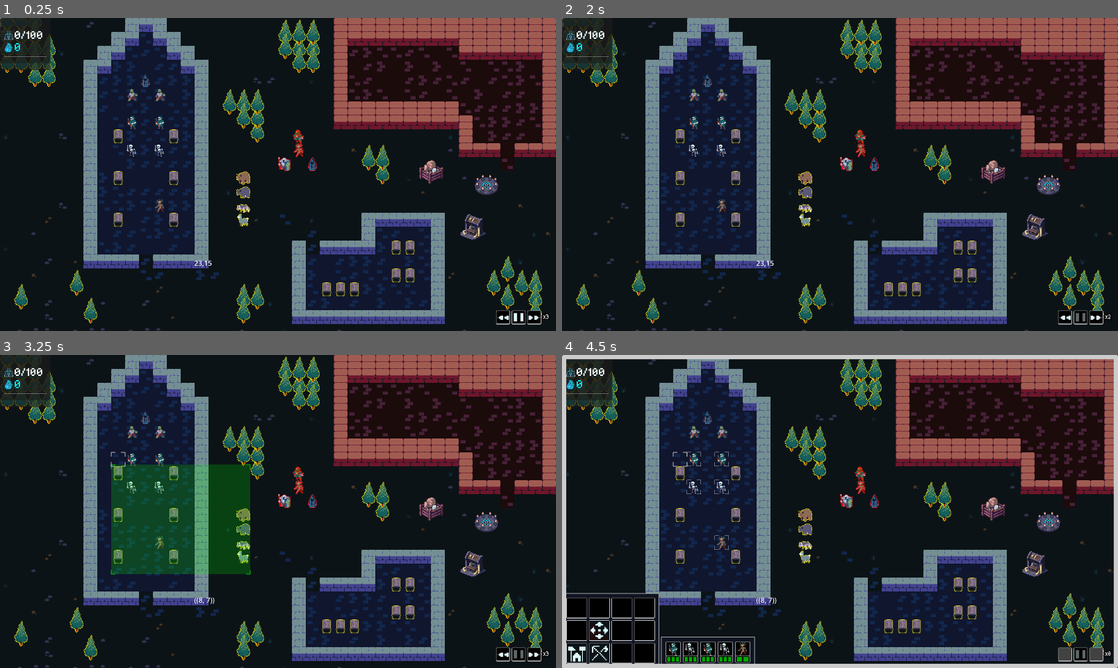
Above: before the commit, frames 1-4 (two rows, left to right).
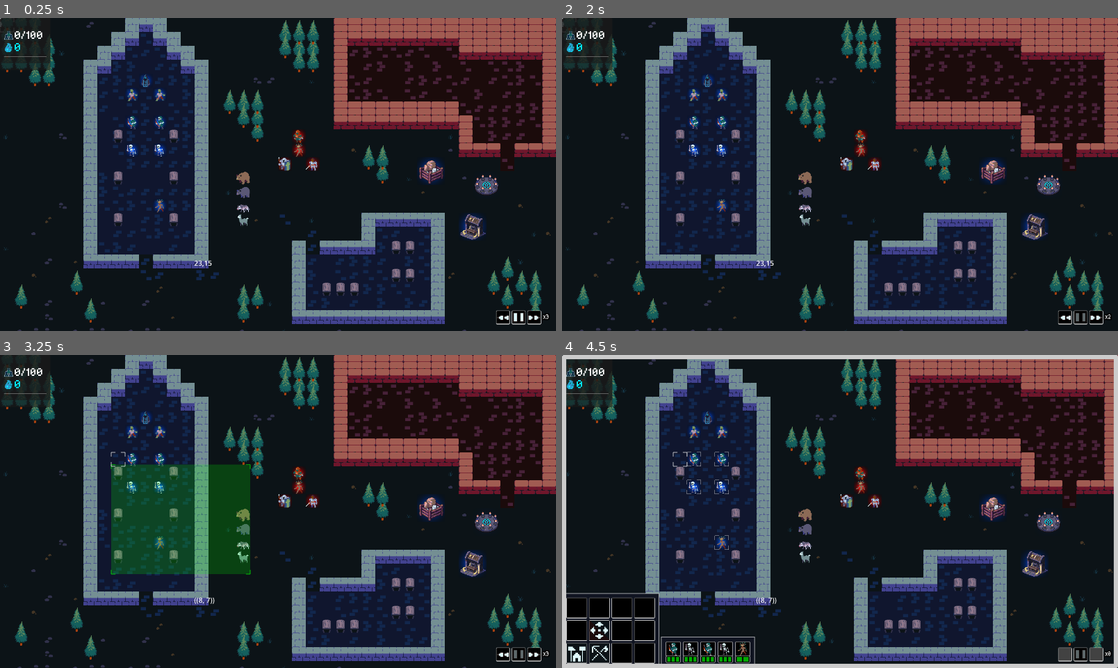
Above: after the commit, the same moments.

Repository: MateusRPF/MicroRTS
Game: Godot game, scene res://Maps/Lvl_test.tscn
Two runs of this game, one before a commit and one after it. Both use one fixed random seed, a clock stepped at 60 frames per second and the inputs below.
Inputs (mouse positions are in pixels of both pictures, inside the frame that each line leads up to):
- Up to frame 1 (0.25 s): no input
- Up to frame 2 (2 s): tap Enter at 0.5 s; drag from (1062, 318) to (895, 105) at 0.52 s; tap Space (pause) at 1.25 s; drag from (1079, 318) to (812, 237) at 1.27 s
- Up to frame 3 (3.25 s): move the mouse to (533, 655) at 2.02 s; click (533, 655) at 2.17 s; tap Enter at 2.75 s; drag from (250, 574) to (111, 464) at 2.77 s
- Up to frame 4 (4.5 s): drag from (578, 608) to (1056, 639) at 3.52 s; tap Space (pause) at 4.25 s; drag from (600, 608) to (1056, 639) at 4.27 s

The runs differ from the first frame. In frame 1, 1.9% of the frame differs, in the area x 0-98%, y 0-98%; in frame 2, 1.9%; in frame 3, 1.9%; in frame 4, 1.8%.

Commit message:
slight pathfinding fix. Added subtle allegiance shader.shader instead

Diff:
--- a/Prefabs/Actors/ResourceNodes/Actor_Resource_Sarcophagus.tscn
+++ b/Prefabs/Actors/ResourceNodes/Actor_Resource_Sarcophagus.tscn
@@ -27,55 +27,5 @@
 modules = Array[ExtResource("2_cd")]([SubResource("Mod_Inventory"), SubResource("Mod_ResourceNode")])
 metadata/_custom_type_script = "uid://co4gucr75dqkf"
 
-[sub_resource type="Shader" id="Shader_h6eu1"]
-code = "shader_type canvas_item;
-
-// Exposes these variables to the Godot Inspector
-uniform vec4 outline_color : source_color = vec4(1.0, 1.0, 0.0, 0.2); // Default: White
-uniform float width : hint_range(0.0, 10.0) =1;
-uniform bool add_diagonals = true; // True for a rounder 'sticker' look, False for a blockier retro look
-
-void fragment() {
-    // TEXTURE_PIXEL_SIZE gives us the exact size of 1 pixel in UV coordinates
-    vec2 size = TEXTURE_PIXEL_SIZE * width;
-
-    // Sample the color and alpha of the original sprite at the current pixel
-    vec4 original_color = texture(TEXTURE, UV);
-
-    float outline_alpha = 0.0;
-
-    // Look at the 4 neighboring pixels (Up, Down, Left, Right)
-    outline_alpha += texture(TEXTURE, UV + vec2(size.x, 0.0)).a;
-    outline_alpha += texture(TEXTURE, UV + vec2(-size.x, 0.0)).a;
-    outline_alpha += texture(TEXTURE, UV + vec2(0.0, size.y)).a;
-    outline_alpha += texture(TEXTURE, UV + vec2(0.0, -size.y)).a;
-
-    // Look at the 4 diagonal neighbors for a thicker, filled-in outline
-    if (add_diagonals) {
-        outline_alpha += texture(TEXTURE, UV + vec2(size.x, size.y)).a;
-        outline_alpha += texture(TEXTURE, UV + vec2(-size.x, size.y)).a;
-        outline_alpha += texture(TEXTURE, UV + vec2(size.x, -size.y)).a;
-        outline_alpha += texture(TEXTURE, UV + vec2(-size.x, -size.y)).a;
-    }
-
-    // Ensure the alpha doesn't stack past 1.0 (fully opaque)
-    outline_alpha = min(outline_alpha, 1.0);
-
-    // If the original pixel has color, keep it. If it's transparent, use the outline color.
-    vec4 final_color = mix(outline_color, original_color, original_color.a);
-
-    // Apply the final color, using the highest alpha between the sprite and the outline
-    COLOR = vec4(final_color.rgb, max(original_color.a, outline_alpha));
-}"
-
-[sub_resource type="ShaderMaterial" id="ShaderMaterial_sk3rp"]
-shader = SubResource("Shader_h6eu1")
-shader_parameter/outline_color = Color(1, 1, 0, 0.2)
-shader_parameter/width = 10.0
-shader_parameter/add_diagonals = true
-
 [node name="Actor_Resource_Sarcophagus" unique_id=161789519 instance=ExtResource("1_base")]
 data = SubResource("Actor_Sarcophagus_Data")
-
-[node name="Sprite" parent="ViewPivot" parent_id_path=PackedInt32Array(1593318972) index="0" unique_id=862196751]
-material = SubResource("ShaderMaterial_sk3rp")
--- a/Prefabs/Actors/Structures/Actor_Structure_CircleOfRaising.tscn
+++ b/Prefabs/Actors/Structures/Actor_Structure_CircleOfRaising.tscn
@@ -24,3 +24,7 @@
 
 [node name="Actor_Structure_CircleOfRaising" unique_id=1049966002 instance=ExtResource("1_base")]
 data = SubResource("Actor_Stockpile_Data")
+
+[node name="ColorRect" parent="ViewPivot/Sprite" parent_id_path=PackedInt32Array(862196751) index="0" unique_id=227843000]
+unique_name_in_owner = true
+modulate = Color(1, 1, 1, 0.16078432)
--- a/Prefabs/Actors/Structures/Actor_Structure_Slaughterhouse.tscn
+++ b/Prefabs/Actors/Structures/Actor_Structure_Slaughterhouse.tscn
@@ -24,3 +24,6 @@
 
 [node name="Actor_Structure_Slaughterhouse" unique_id=1280668460 instance=ExtResource("1_ng8v2")]
 data = SubResource("Actor_Stockpile_Data")
+
+[node name="Sprite" parent="ViewPivot" parent_id_path=PackedInt32Array(1593318972) index="0" unique_id=862196751]
+texture = ExtResource("6_ng8v2")
--- a/Prefabs/Actors/Units/Consectors/Actor_Consector_Soldier.tscn
+++ b/Prefabs/Actors/Units/Consectors/Actor_Consector_Soldier.tscn
@@ -11,7 +11,7 @@
 [ext_resource type="Script" uid="uid://40q3s0vdavqw" path="res://Scripts/DataStructures/ComponentData/ComponentData_StateMachine.gd" id="9_xnwfp"]
 [ext_resource type="Script" uid="uid://b75xfdnwu8eig" path="res://Scripts/DataStructures/ComponentData/ComponentData_Woundable.gd" id="10_hujfv"]
 [ext_resource type="Script" uid="uid://co4gucr75dqkf" path="res://Scripts/DataStructures/ActorData.gd" id="11_ybiox"]
-[ext_resource type="Texture2D" uid="uid://bgsc4cwkmupv4" path="res://Sprites/Units/SPR_Undergodling.tres" id="12_a6oy1"]
+[ext_resource type="Texture2D" uid="uid://cpxpkgtmnhadd" path="res://Sprites/Units/SPR_Consector.tres" id="12_t8u2e"]
 [ext_resource type="Script" uid="uid://6avybfyvspvv" path="res://Scripts/DataStructures/ActorTags.gd" id="13_xuu2t"]
 
 [sub_resource type="Resource" id="Mod_Attrs"]
@@ -57,7 +57,7 @@
 script = ExtResource("11_ybiox")
 actor_name = "Consector"
 description = "Trained member of the Civilized."
-sprite = ExtResource("12_a6oy1")
+sprite = ExtResource("12_t8u2e")
 modules = Array[ExtResource("2_rikev")]([SubResource("Mod_Attrs"), SubResource("Mod_Inv"), SubResource("Mod_Mover"), SubResource("Mod_Harv"), SubResource("Mod_Exec"), SubResource("Mod_SM"), SubResource("Resource_beslk")])
 metadata/_custom_type_script = "uid://co4gucr75dqkf"
 
--- /dev/null
+++ b/Prefabs/glowfaction.gdshader
@@ -0,0 +1,29 @@
+shader_type canvas_item;
+
+uniform float radius : hint_range(0.0, 1.0) = 0.4;
+uniform float softness : hint_range(0.001, 0.5) = 0.15;
+uniform float glow_strength : hint_range(0.0, 3.0) = 1.2;
+uniform float pulse_speed : hint_range(0.0, 5.0) = 1.5;
+uniform float pulse_amount : hint_range(0.0, 0.3) = 0.08;
+
+void fragment() {
+    vec2 center = vec2(0.5);
+    float dist = distance(UV, center);
+
+    // Time-based pulse
+    float pulse = sin(TIME * pulse_speed) * pulse_amount;
+    float dynamic_radius = radius + pulse;
+
+    // Soft circular mask
+    float circle = smoothstep(dynamic_radius, dynamic_radius - softness, dist);
+
+    // Glow falloff
+    float glow = pow(1.0 - dist / dynamic_radius, 2.0) * glow_strength;
+
+    // Use the ColorRect's existing color
+    vec4 base_color = COLOR;
+
+    float alpha = circle * glow * base_color.a;
+
+    COLOR = vec4(base_color.rgb * glow, alpha);
+}
--- a/Prefabs/gridObjectPrefab.tscn
+++ b/Prefabs/gridObjectPrefab.tscn
@@ -1,18 +1,23 @@
 [gd_scene format=3 uid="uid://bpq8to7u51urx"]
 
 [ext_resource type="Script" uid="uid://6yjsacewkcs3" path="res://Scripts/Grid/grid_object.gd" id="1_dns1d"]
-[ext_resource type="Material" uid="uid://s0sdycvibqwv" path="res://Sprites/MT_SpriteOutline.tres" id="2_dns1d"]
-[ext_resource type="Material" uid="uid://cjjjmb5ourjas" path="res://Sprites/MT_SpriteOutline_Neutral.tres" id="3_igciv"]
+[ext_resource type="Shader" uid="uid://b4h1hrvpejkbo" path="res://Prefabs/glowfaction.gdshader" id="3_lo6vi"]
 [ext_resource type="Texture2D" uid="uid://bgsc4cwkmupv4" path="res://Sprites/Units/SPR_Undergodling.tres" id="3_ob644"]
-[ext_resource type="Material" uid="uid://ddstotuhpjadp" path="res://Sprites/MT_SpriteOutline_Enemy.tres" id="4_2r43e"]
+
+[sub_resource type="ShaderMaterial" id="ShaderMaterial_id5nw"]
+shader = ExtResource("3_lo6vi")
+shader_parameter/radius = 1.0
+shader_parameter/softness = 0.5
+shader_parameter/glow_strength = 1.246000059185
+shader_parameter/pulse_speed = 0.0
+shader_parameter/pulse_amount = 0.30000001192093
 
 [node name="GridObject" type="Node2D" unique_id=1179883337]
 y_sort_enabled = true
 script = ExtResource("1_dns1d")
-material_map = Dictionary[int, ShaderMaterial]({
-0: ExtResource("2_dns1d"),
-1: ExtResource("3_igciv"),
-3: ExtResource("4_2r43e")
+tint_map = Dictionary[int, Color]({
+0: Color(0, 0.31666684, 1, 1),
+3: Color(1, 0, 0.016666412, 1)
 })
 
 [node name="ViewPivot" type="Node2D" parent="." unique_id=1593318972]
@@ -24,3 +29,11 @@
 y_sort_enabled = true
 texture_filter = 1
 texture = ExtResource("3_ob644")
+
+[node name="ColorRect" type="ColorRect" parent="ViewPivot/Sprite" unique_id=227843000]
+unique_name_in_owner = true
+material = SubResource("ShaderMaterial_id5nw")
+offset_left = -16.0
+offset_top = -16.0
+offset_right = 16.0
+offset_bottom = 16.0
--- a/Scripts/Grid/grid_object.gd
+++ b/Scripts/Grid/grid_object.gd
@@ -11,7 +11,7 @@
 
 var side: ActorData.Sides = ActorData.Sides.NEUTRAL
 
-@export var material_map:Dictionary[ActorData.Sides, ShaderMaterial]
+@export var tint_map:Dictionary[ActorData.Sides, Color]
 
 
 @export var data:ActorData = null
@@ -38,7 +38,7 @@
 	player_state = state
 	GlobalTicker.TickSignal.connect(_on_global_tick)
 	assemble_from_data(data)
-	_update_outline_color()
+	_update_color_tint()
 
 	grid_manager.UpdatePosition(self, current_coord)
 
@@ -87,7 +87,7 @@
 		_component_cache.erase(requirements.get_script())
 		requirements.queue_free()
 	modulate.a = 1.0
-	_update_outline_color()
+	_update_color_tint()
 	for module in data.modules:
 		var newComp = module.assemble_component(self)
 		_component_cache[newComp.get_script()] = newComp
@@ -102,12 +102,18 @@
 		var newComp = module.assemble_component(self)
 		_component_cache[newComp.get_script()] = newComp
 
-func _update_outline_color() -> void:
-	pass
-	if material_map.has(side):
-		%Sprite.material = material_map[side]
+func _update_color_tint() -> void:
+	var color_rect = get_node_or_null("%ColorRect")
+	if not color_rect:
+		return
+	color_rect.size.x *= size.x
+	color_rect.size.y *= size.y
+	color_rect.position.y += -32 * (size.y-1)
+
+	if tint_map.has(side):
+		color_rect.color = tint_map[side]
 	else:
-		%Sprite.material = material_map[ActorData.Sides.NEUTRAL]
+		color_rect.color = Color(0, 0, 0, 0)
 
 
 
--- a/Scripts/UnitComponents/CMover.gd
+++ b/Scripts/UnitComponents/CMover.gd
@@ -168,10 +168,14 @@
 	if not owner_object.grid_manager.map_tiles.has(target_coord):
 		return false
 
-	if owner_object.grid_manager.map_tiles[target_coord].is_occupied:
-		var occupant = owner_object.grid_manager.map_tiles[target_coord].occupant
+	var tile: GameTile = owner_object.grid_manager.map_tiles[target_coord]
+	if tile.tile_type != GameTile.TileType.FLOOR:
+		return false
+
+	if tile.is_occupied:
+		var occupant = tile.occupant
 		if occupant != null and occupant != owner_object:
-			if (occupant):
+			if occupant:
 				blocker_object = occupant
 			return false  # Tile is occupied by another object
 	return true
Not shown, added: Prefabs/glowfaction.gdshader.uid
